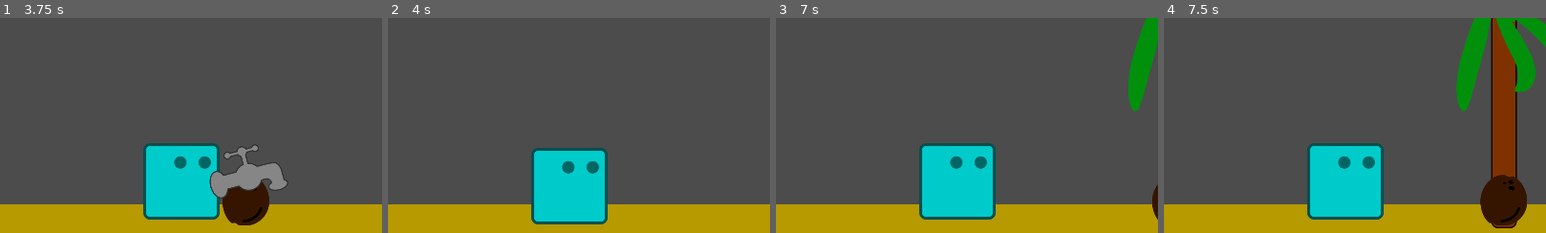
Above: before the commit, frames 1-4 (left to right).
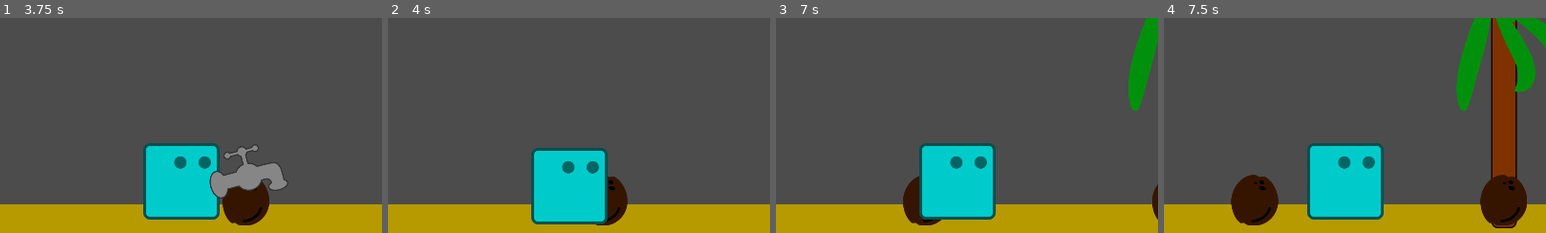
Above: after the commit, the same moments.

Repository: AlixBarreaux/coconut-survival
Game: Godot game, scene res://GUI/Main Menu/MainMenu.tscn
Same seed, same stepped clock (60 frames per second), same inputs: the game is played once before the commit and once after it. Sound files missing from this copy of the repository are replaced by a short silence.
Inputs:
- Up to frame 1 (3.75 s): click "PLAY" at 0.5 s; tap Enter at 1.25 s; hold D (move_right) 1.28-2.03 s; tap Space (attack) at 1.35, 2.75, 3.6 s; hold Q (move_left) 2.03-2.78 s; tap A (build_spike) at 2.1 s; hold D (move_right) from 2.78 s (still down); tap E (build_wall) at 2.85 s
- Up to frame 2 (4 s): keep holding D (move_right)
- Up to frame 3 (7 s): release D (move_right) at 4.28 s; hold Q (move_left) 4.28-6.53 s; tap A (build_spike) at 4.35, 6.6 s; tap Enter at 5, 6.5 s; tap E (build_wall) at 5.1 s; tap Space (attack) at 5.75, 5.85 s; hold D (move_right) from 6.53 s (still down)
- Up to frame 4 (7.5 s): keep holding D (move_right); tap E (build_wall) at 7.35 s
The pictures show only the part of the screen within x 26-76%, y 29-79%; the shares and areas given below are measured in that part.

Frame 1 is identical in both runs. In frame 2, 1.0% of the frame differs, in the area x 54-63%, y 73-97%; in frame 3, 0.9%; in frame 4, 2.3%, in the area x 17-30%, y 72-97%.

Commit message:
Prevent coconuts to be taken if the player's health is at its maximum

Diff:
--- a/Creatures/Player/Player.gd
+++ b/Creatures/Player/Player.gd
@@ -211,6 +211,9 @@
 func _on_ItemPickupZone_body_entered(body : PhysicsBody2D) -> void:
 	if "Coconut" in body.name:
 		print("Coconut picked up!")
+		if self.current_health >= self.max_health:
+			print("Coconut not picked since the health bar is full")
+			return
 		$Coconut.play()
 		# Replenish some health
 		replenish_current_health(body.get_health_replenish_value())
--- a/Creatures/Player/Player.tscn
+++ b/Creatures/Player/Player.tscn
@@ -340,5 +340,6 @@
 
 [node name="Coconut" type="AudioStreamPlayer2D" parent="." index="10"]
 stream = ExtResource( 17 )
+
 [connection signal="body_entered" from="Sprite/ItemPickupZone" to="." method="_on_ItemPickupZone_body_entered"]
 [connection signal="finished" from="Music" to="Music" method="_on_Music_finished"]
